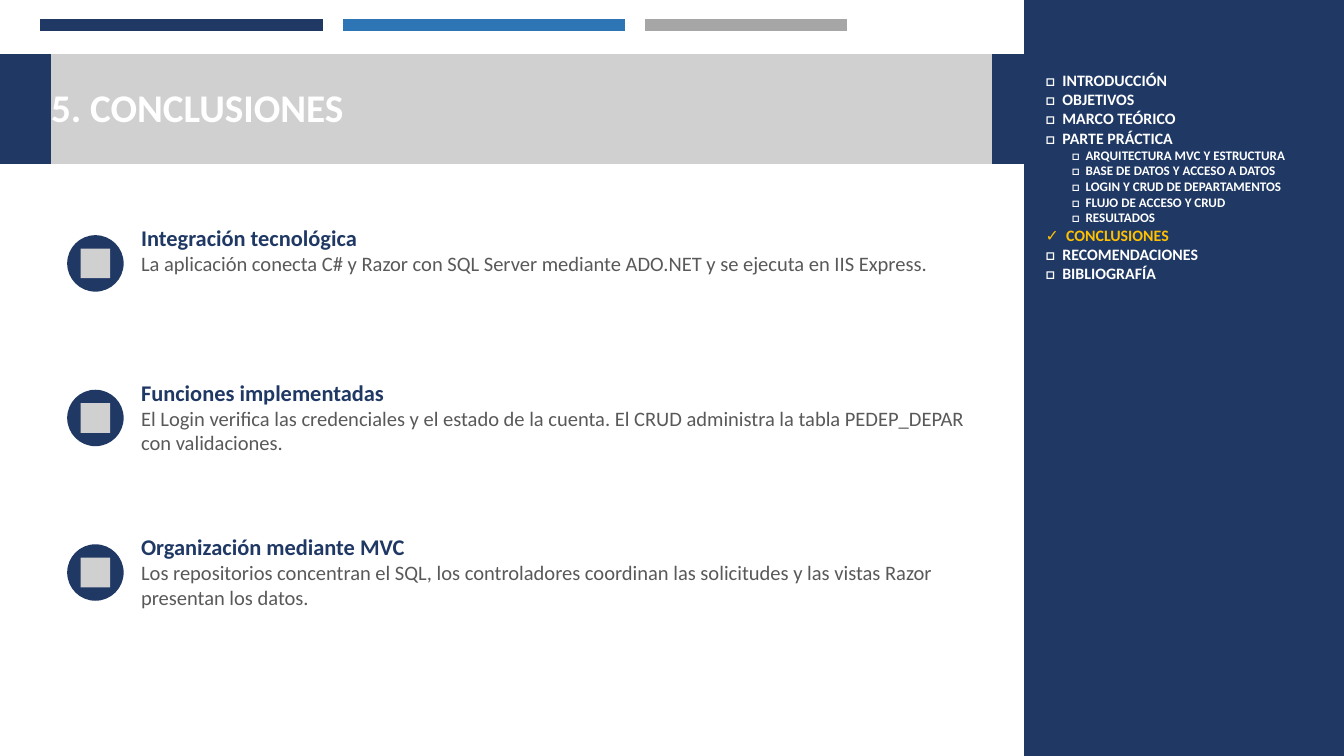
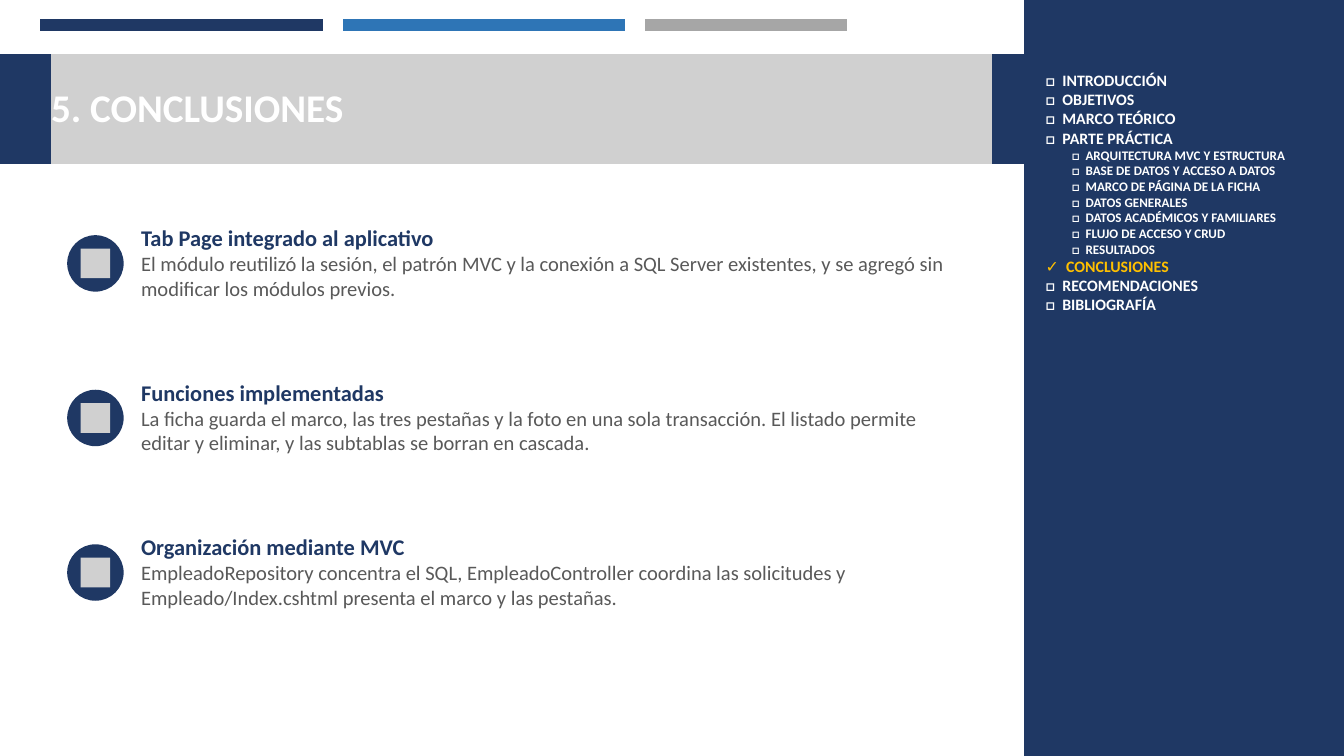
Before and after one commit to Josue-Chango/SIDH_GR02, a slide deck: slide 9 of DOTNET/TABPAGE/02. DOCUMENTACION/TABPAGE_DOTNET_SQL_GR02.pptx (slide 8 before the commit). Drawn at 1344x756 pixels with LibreOffice and Linux fonts; fonts in the diff are those of the drawing; grey boxes stand for pictures. Boxes give left, top, right and bottom in pixels: in the first picture for what was removed or moved away, otherwise in the second. Text is boxed around its words. In the diff, an @@ line names an element or a change of style, - is before the commit and + after.

```diff
--- a/DOTNET/TABPAGE/02. DOCUMENTACION/TABPAGE_DOTNET_SQL_GR02.pptx
+++ b/DOTNET/TABPAGE/02. DOCUMENTACION/TABPAGE_DOTNET_SQL_GR02.pptx
@@ text at (1086, 180, 1276, 222): text changed @@
-□ LOGIN Y CRUD DE DEPARTAMENTOS
+□ MARCO DE PÁGINA DE LA FICHA
+□ DATOS GENERALES
+□ DATOS ACADÉMICOS Y FAMILIARES
@@ text at (141, 230, 943, 300): text changed @@
-Integración tecnológica
-La aplicación conecta C# y Razor con SQL Server mediante ADO.NET y se ejecuta en IIS Express.
+Tab Page integrado al aplicativo
+El módulo reutilizó la sesión, el patrón MVC y la conexión a SQL Server existentes, y se agregó sin modificar los módulos previos.
@@ text at (141, 411, 916, 454): text changed @@
-El Login verifica las credenciales y el estado de la cuenta. El CRUD administra la tabla PEDEP_DEPAR con validaciones.
+La ficha guarda el marco, las tres pestañas y la foto en una sola transacción. El listado permite editar y eliminar, y las subtablas se borran en cascada.
@@ text at (141, 565, 845, 609): text changed @@
-Los repositorios concentran el SQL, los controladores coordinan las solicitudes y las vistas Razor presentan los datos.
+EmpleadoRepository concentra el SQL, EmpleadoController coordina las solicitudes y Empleado/Index.cshtml presenta el marco y las pestañas.
```
Also in this commit, not shown: 9 other slides changed, 1 slide added.
